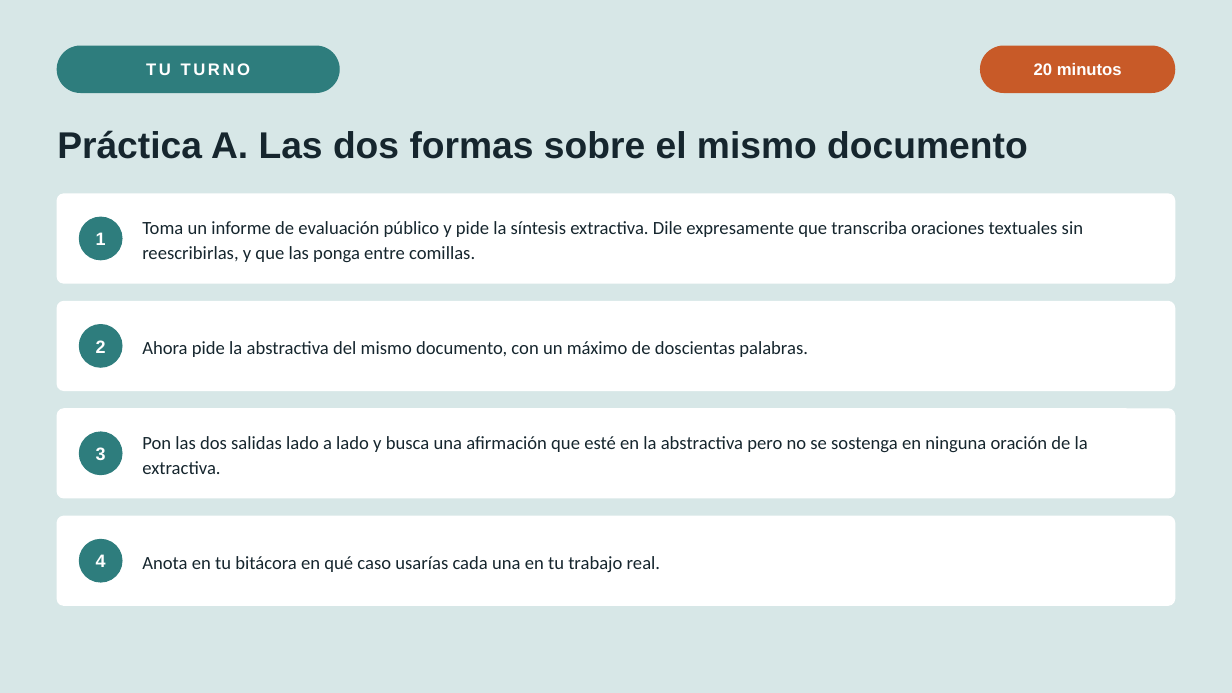
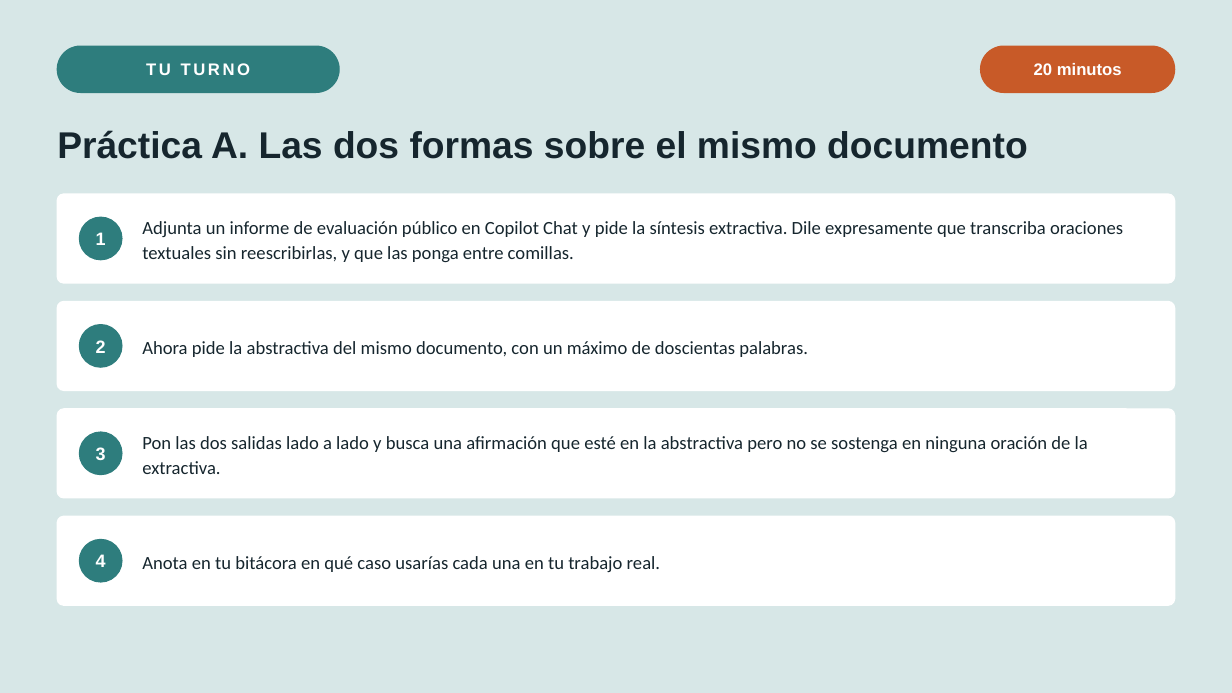
Before and after one commit to marvtrejo/curso-inegi-gen-ai, a slide deck: slide 6 of sesion-04/Sesion_04_PLN_Gestion_Documental.pptx. Drawn at 1232x693 pixels with LibreOffice and Linux fonts; fonts in the diff are those of the drawing. Boxes give left, top, right and bottom in pixels: in the first picture for what was removed or moved away, otherwise in the second. Text is boxed around its words. In the diff, an @@ line names an element or a change of style, - is before the commit and + after.

```diff
--- a/sesion-04/Sesion_04_PLN_Gestion_Documental.pptx
+++ b/sesion-04/Sesion_04_PLN_Gestion_Documental.pptx
@@ text at (142, 221, 1123, 263): text changed @@
-Toma un informe de evaluación público y pide la síntesis extractiva. Dile expresamente que transcriba oraciones textuales sin reescribirlas, y que las ponga entre comillas.
+Adjunta un informe de evaluación público en Copilot Chat y pide la síntesis extractiva. Dile expresamente que transcriba oraciones textuales sin reescribirlas, y que las ponga entre comillas.
```
Also in this commit, not shown: 2 other slides changed, 3 other files.
